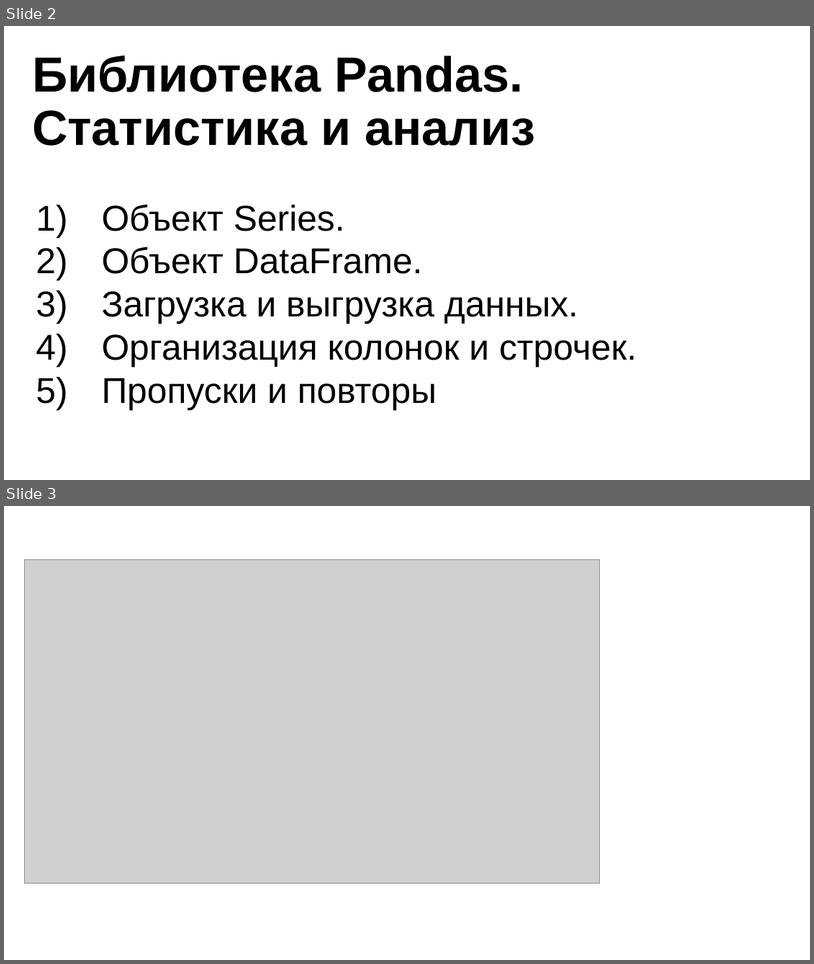
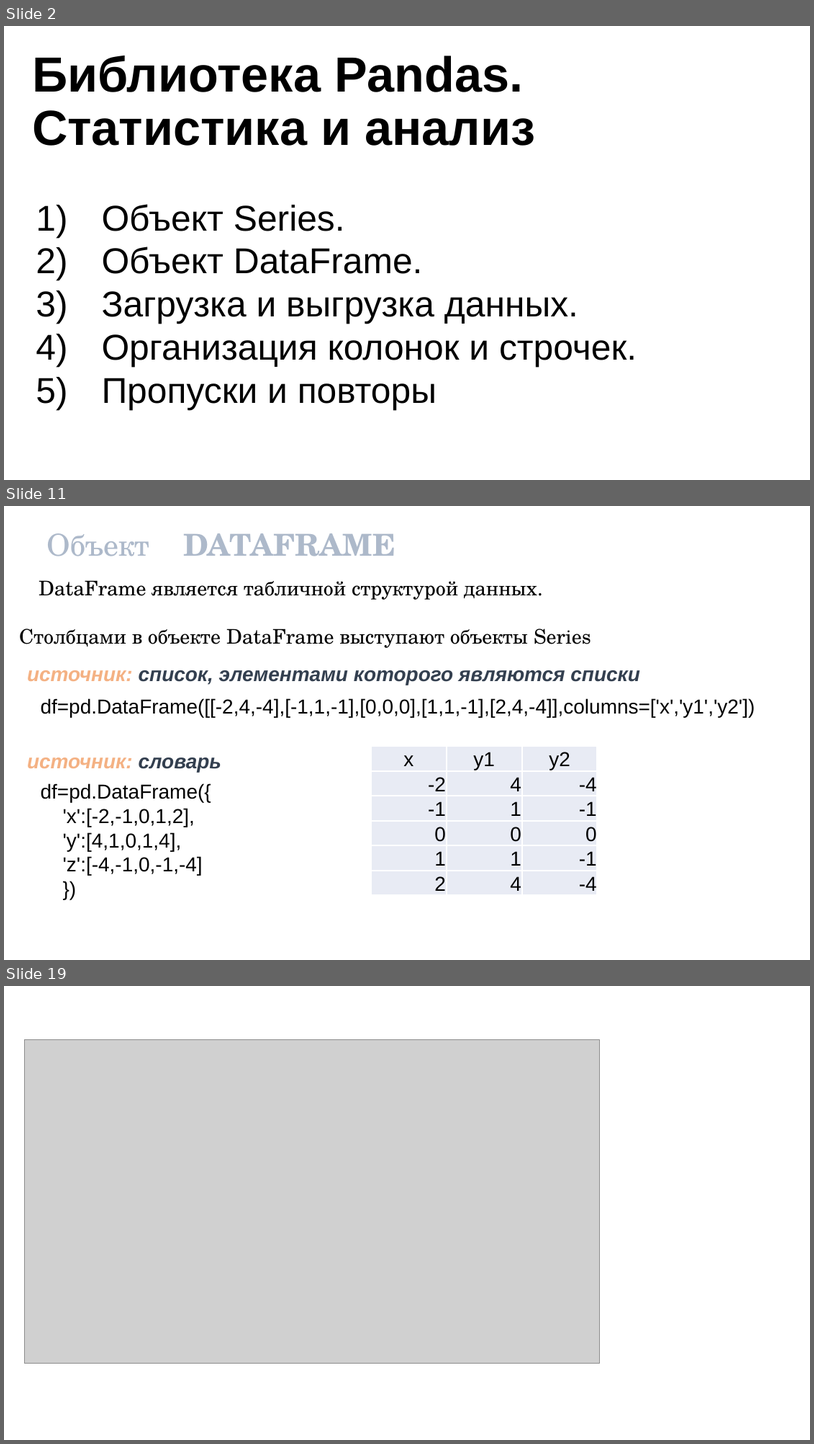
Before and after one commit to nesrv/pt-cgis, a slide deck: m30/ppt/презентация.pptx. Shown one above the other, each under a label of ours: slides 2 and 3 before the commit, slides 2, 11 and 19 after it; the slides between them are not shown. The pictures are 814x964 and 814x1444 pixels, drawn with LibreOffice and Linux fonts; fonts in the diff are those of the drawing; grey boxes stand for pictures; background and template pictures are left out. Boxes give left, top, right and bottom in pixels: in the first picture for what was removed or moved away, otherwise in the second. Text is boxed around its words. In the diff, an @@ line names an element or a change of style, - is before the commit and + after.

```diff
--- a/m30/ppt/презентация.pptx
+++ b/m30/ppt/презентация.pptx
@@ slide 11 added at <box>4,506,810,960</box>, background #FFFFFF @@
@@ text added at <box>47,533,396,556</box>, 27 pt, text #ADB9CA, bold @@
+Объект DATAFRAME
@@ text added at <box>39,580,538,600</box>, 18 pt, text #000000 @@
+DataFrame является табличной структурой данных.
@@ text added at <box>19,628,592,648</box>, 18 pt, text #000000 @@
+Столбцами в объекте DataFrame выступают объекты Series
@@ text added at <box>27,670,640,685</box>, 18 pt, text #333F50, bold, italic @@
+источник: список, элементами которого являются списки
@@ text added at <box>41,698,756,851</box>, 18 pt, text #000000 @@
+df=pd.DataFrame([[-2,4,-4],[-1,1,-1],[0,0,0],[1,1,-1],[2,4,-4]],columns=['x','y1','y2'])
@@ text added at <box>27,757,221,772</box>, 18 pt, text #F4B183, bold, italic @@
+источник: словарь
@@ table added at <box>371,746,598,896</box>, 6 rows, 3 columns @@
+x | y1 | y2
+-2 | 4 | -4
+-1 | 1 | -1
+0 | 0 | 0
+1 | 1 | -1
+2 | 4 | -4
@@ text added at <box>41,783,211,875</box>, 18 pt, text #000000 @@
+df=pd.DataFrame({
+'x':[-2,-1,0,1,2],
+'y':[4,1,0,1,4],
+'z':[-4,-1,0,-1,-4]
+})
@@ what was slide 3 is now slide 19 @@
```
Also in this commit, not shown: 15 other slides added, 4 other files.
